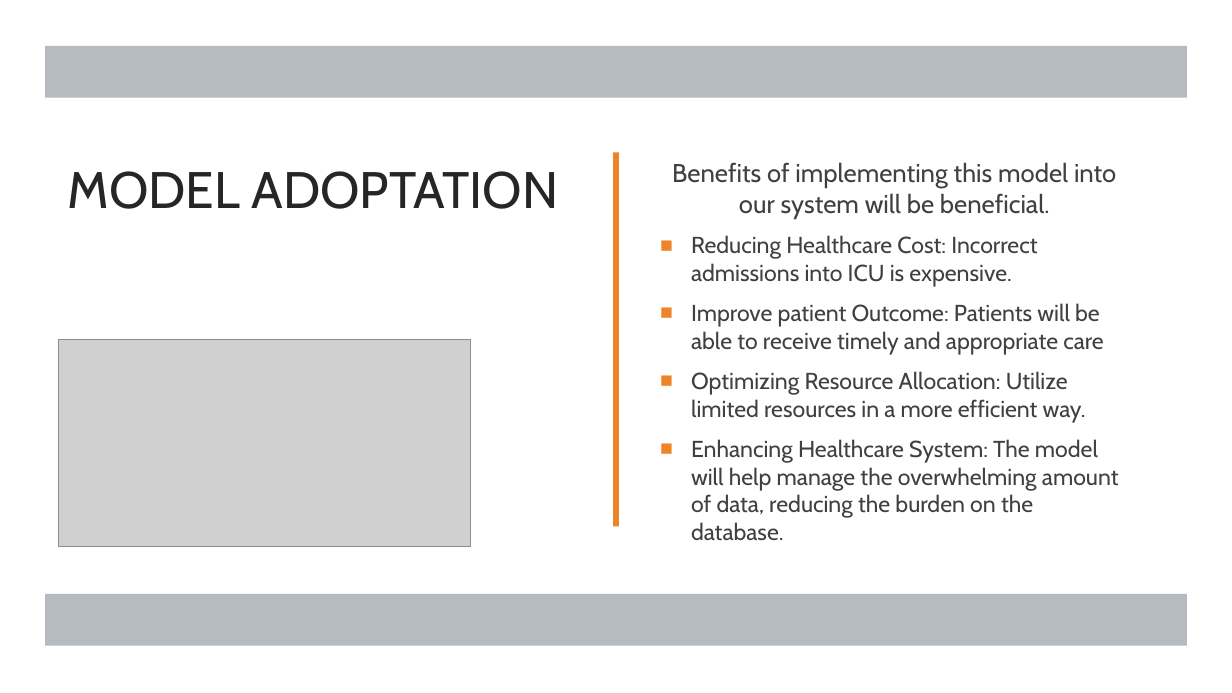
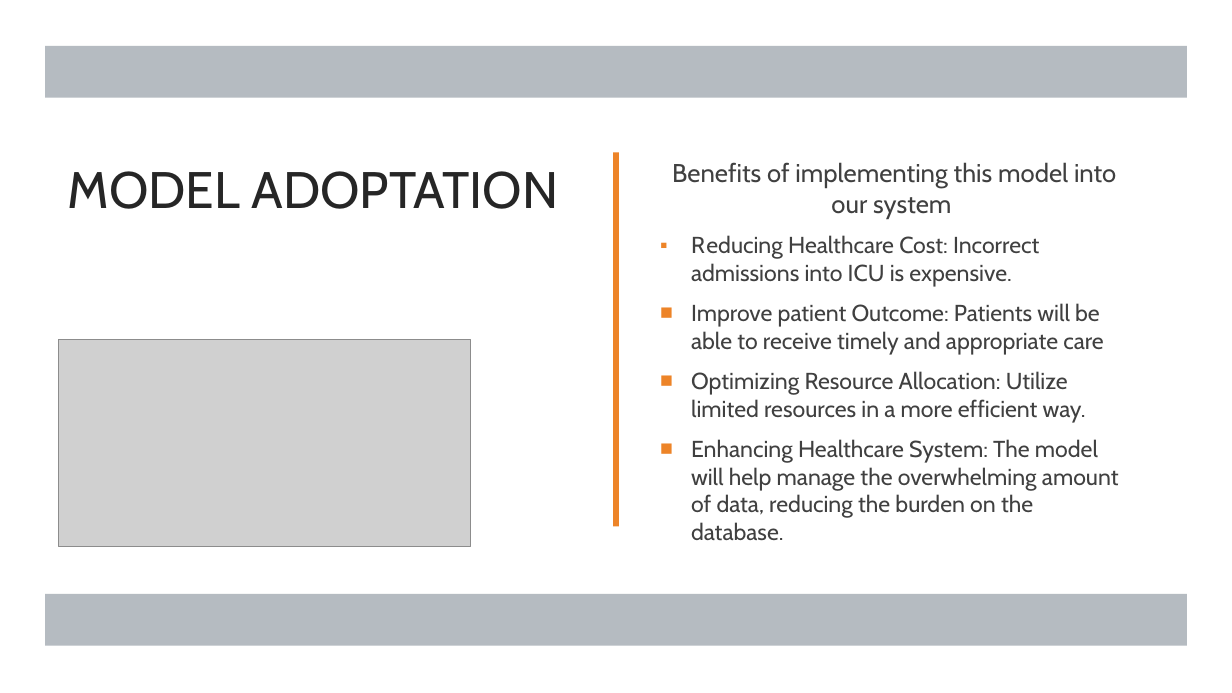
Before and after one commit to AngelicaB93/COVID_19_ICU_Admission_Data_Science_Capstone, a slide deck: slide 13 of ICU Admissions Capstone.pptx. Drawn at 1232x693 pixels with LibreOffice and Linux fonts; fonts in the diff are those of the drawing; grey boxes stand for pictures. Boxes give left, top, right and bottom in pixels: in the first picture for what was removed or moved away, otherwise in the second. Text is boxed around its words. In the diff, an @@ line names an element or a change of style, - is before the commit and + after.

Commit message:
Update ICU Admissions Capstone.pptx
updating charts

```diff
--- a/ICU Admissions Capstone.pptx
+++ b/ICU Admissions Capstone.pptx
@@ text at (x1=672, y1=162, x2=1116, y2=287): text changed; size 20 to 18 pt @@
-Benefits of implementing this model into our system will be beneficial.
-■ Reducing Healthcare Cost: Incorrect admissions into ICU is expensive.
+Benefits of implementing this model into our system
+▪ R educing Healthcare Cost: Incorrect admissions into ICU is expensive.
```
Also in this commit, not shown: 7 other slides changed.
